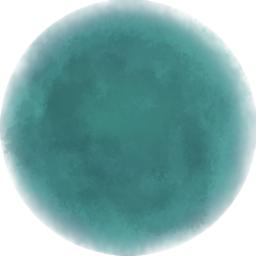
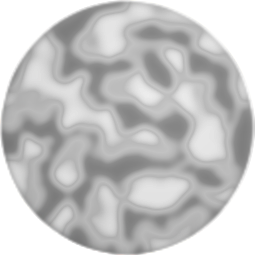
Layer changes from the first 256 x 256 image to the second:
hid "Layer #3" over [left=0, top=0, right=256, bottom=256]
showed "Layer", opacity 43% → 83%, painted on it over [left=0, top=0, right=255, bottom=255]
showed "Background" over [left=1, top=1, right=253, bottom=255]
